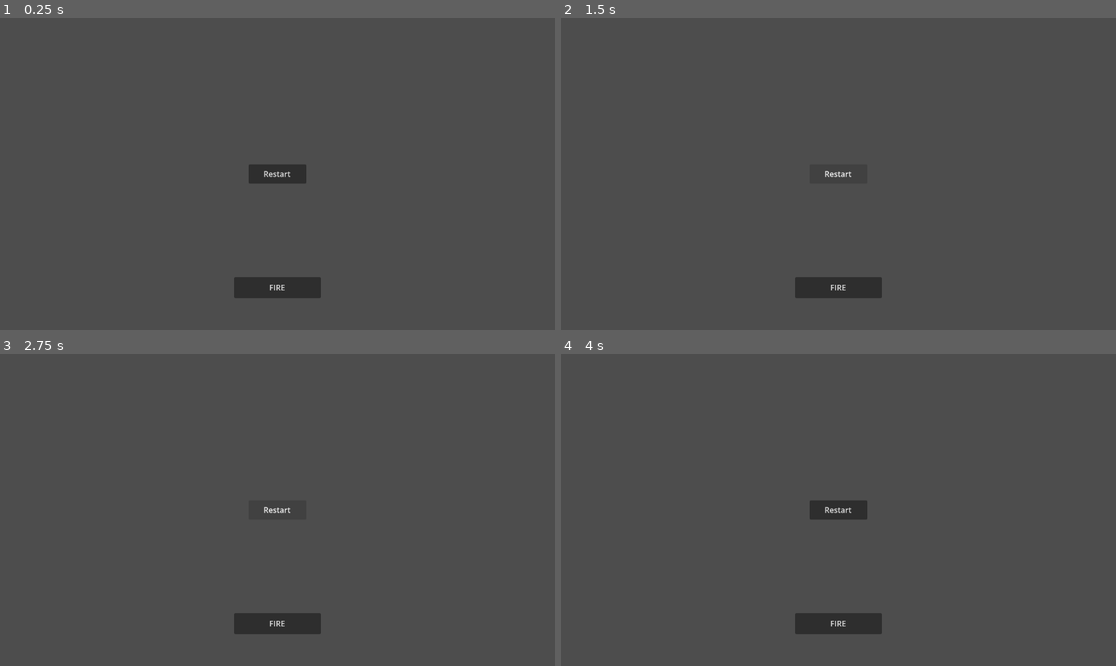
Above: before the commit, frames 1-4 (two rows, left to right).
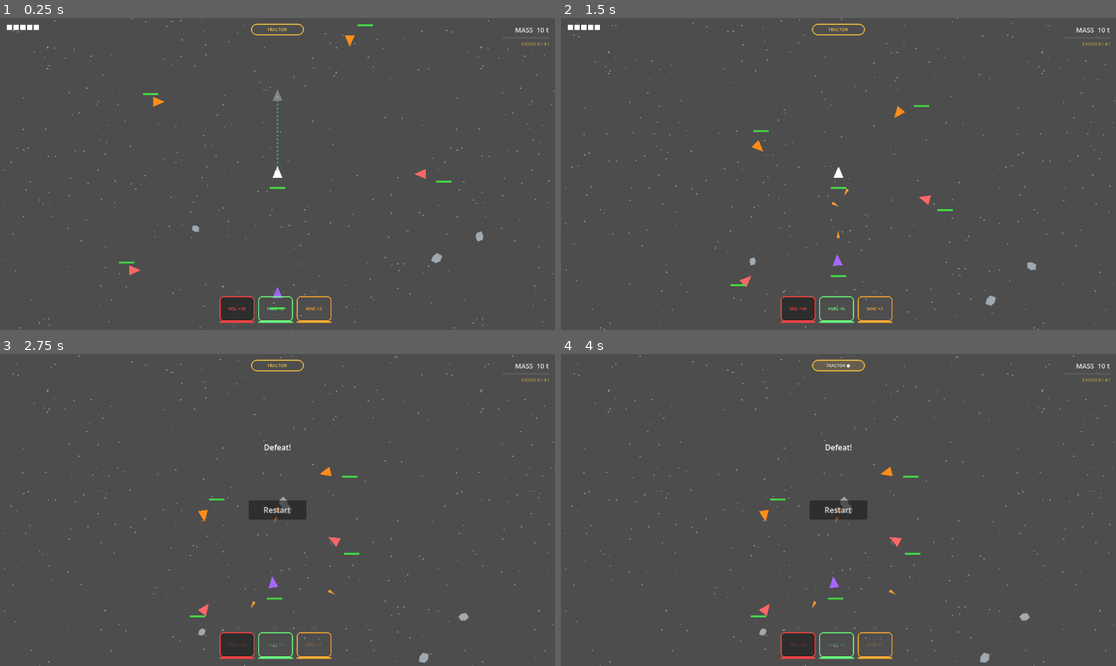
Above: after the commit, the same moments.

Repository: failuer/vibe-space
Game: Godot game, scene res://game_world.tscn
Two runs of this game, one before a commit and one after it. Both use one fixed random seed, a clock stepped at 60 frames per second and the inputs below.
Inputs (mouse positions are in pixels of both pictures, inside the frame that each line leads up to):
- Up to frame 1 (0.25 s): no input
- Up to frame 2 (1.5 s): click (838, 174) at 0.5 s, where only the run before the commit has a clickable "Restart"; click (838, 174) at 1.25 s, where only the run before the commit has a clickable "Restart"
- Up to frame 3 (2.75 s): click (277, 510) at 2 s, where only the run before the commit has a clickable "Restart"
- Up to frame 4 (4 s): click (838, 622) at 2.75 s, where only the run before the commit has a clickable "FIRE"; click (838, 366) at 3.5 s, where only the run after the commit has a clickable "TRACTOR"

The runs differ from the first frame. In frame 1, 3.4% of the frame differs, in the area x 0-100%, y 0-100%; in frame 2, 2.9%; in frame 3, 2.7%; in frame 4, 3.0%.
Error before the commit: Parse Error: Cannot find member "clamped" in base "Vector2". (res://game.gd:488)

Commit message:
fix: replace deprecated Vector2.clamped() with limit_length() for Godot 4.5

Diff:
--- a/game.gd
+++ b/game.gd
@@ -485,7 +485,7 @@
                 var desired_vel: Vector2 = ai.steer(enemy, self, game_delta)
                 var vel_error: Vector2   = desired_vel - (enemy.vel as Vector2)
                 var raw_thrust: Vector2  = vel_error * float(enemy.mass) / maxf(game_delta, 0.001)
-                var thrust: Vector2      = raw_thrust.clamped(MAX_ENEMY_THRUST)
+                var thrust: Vector2      = raw_thrust.limit_length(MAX_ENEMY_THRUST)
                 enemy.force_acc = (enemy.force_acc as Vector2) + thrust
 
                 # Firing — archetype decides intent; _try_fire_enemy checks cooldown/ammo
